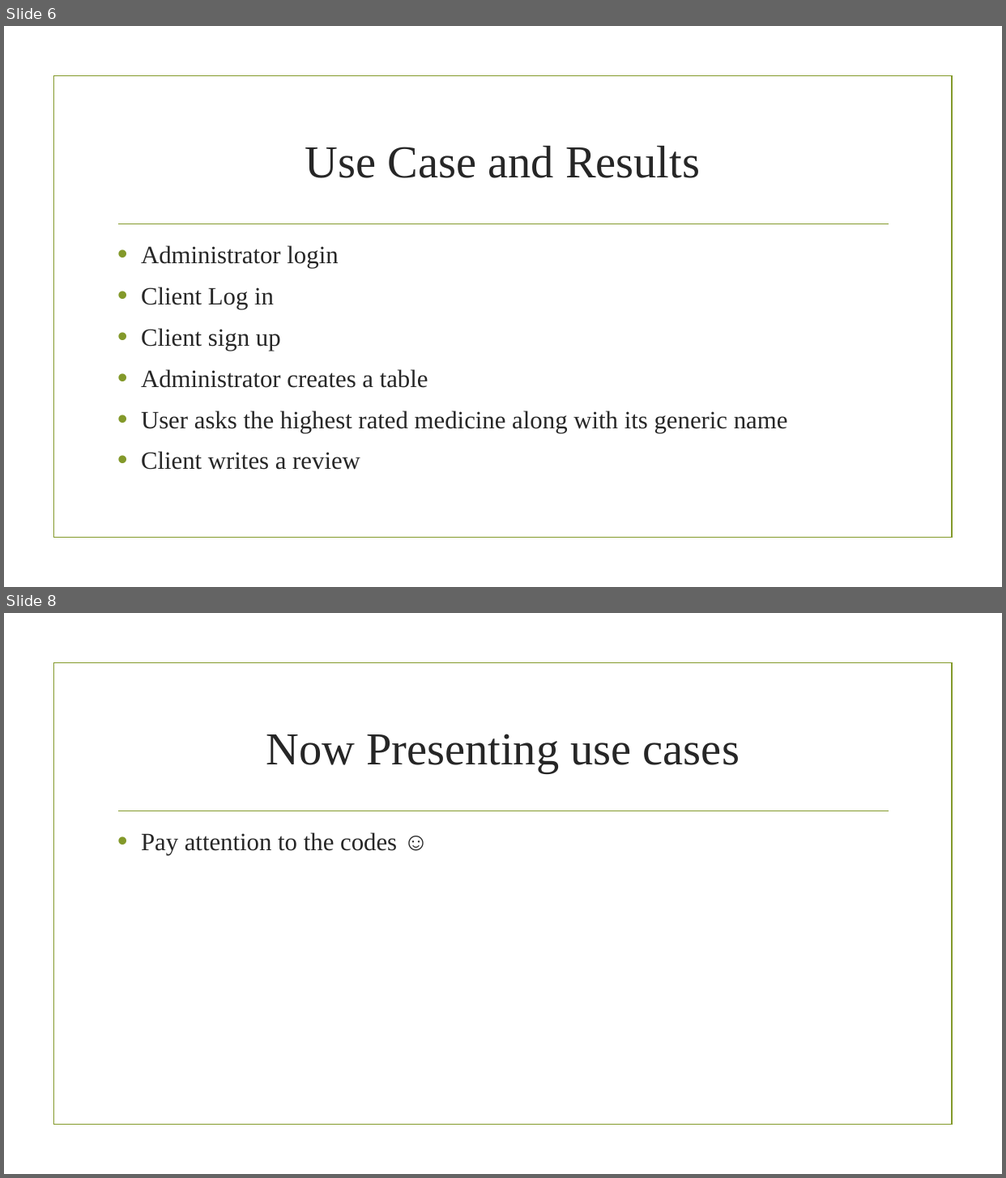
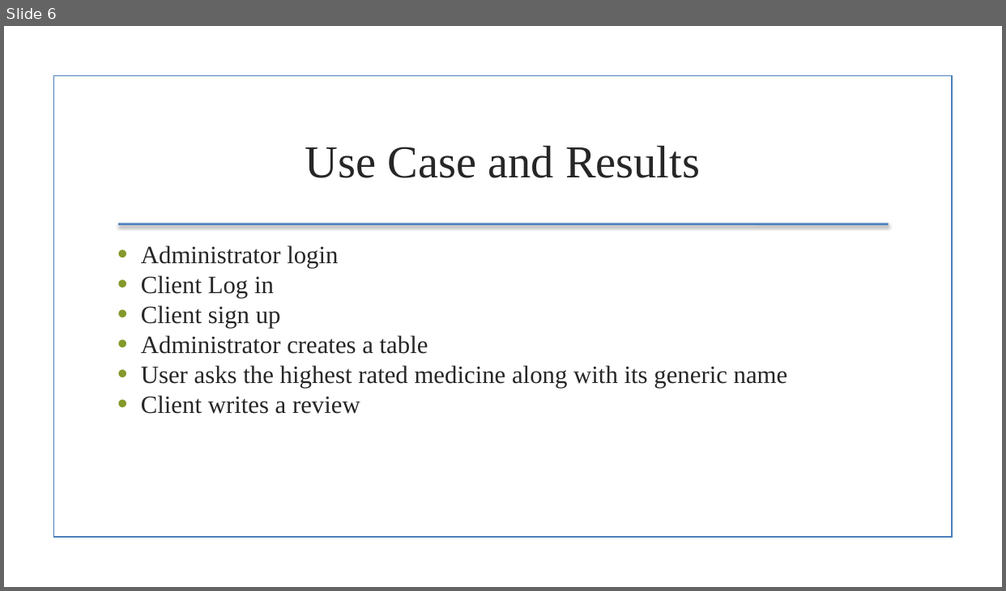
Before and after one commit to jensenj5/DB, a slide deck: Medication recommendation.pptx. Shown one above the other, each under a label of ours: slides 6 and 8 before the commit, slide 6 after it; the slides between them are not shown. The pictures are 1006x1178 and 1006x591 pixels, drawn with LibreOffice and Linux fonts; fonts in the diff are those of the drawing; background and template pictures are left out. Boxes give left, top, right and bottom in pixels: in the first picture for what was removed or moved away, otherwise in the second. Text is boxed around its words. In the diff, an @@ line names an element or a change of style, - is before the commit and + after.

```diff
--- a/Medication recommendation.pptx
+++ b/Medication recommendation.pptx
@@ slide 8 removed at (4, 613, 1002, 1174), background picture (left out); not listed: 2 template elements that a slide beside it also shows @@
@@ title removed at (266, 734, 739, 773) @@
-Now Presenting use cases
@@ text removed at (141, 833, 397, 855) @@
-• Pay attention to the codes ☺
@@ slide 6 changed as well @@
@@ rectangle at (53, 76, 952, 538): outline #83992A 1.25 pt to #4B7EBC 1.25 pt @@
@@ text "Administrator login" at (141, 246, 788, 414): less space between paragraphs @@
@@ line (118, 224) - (889, 224): stroke #83992A 1.25 pt to #4F81BD 2 pt @@
```
Also in this commit, not shown: 6 other slides changed, 2 other slides removed, 27 other files.
